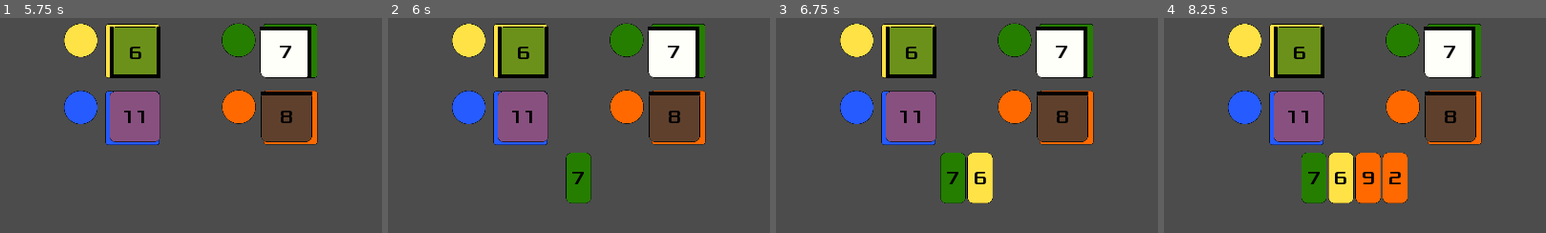
Above: before the commit, frames 1-4 (left to right).
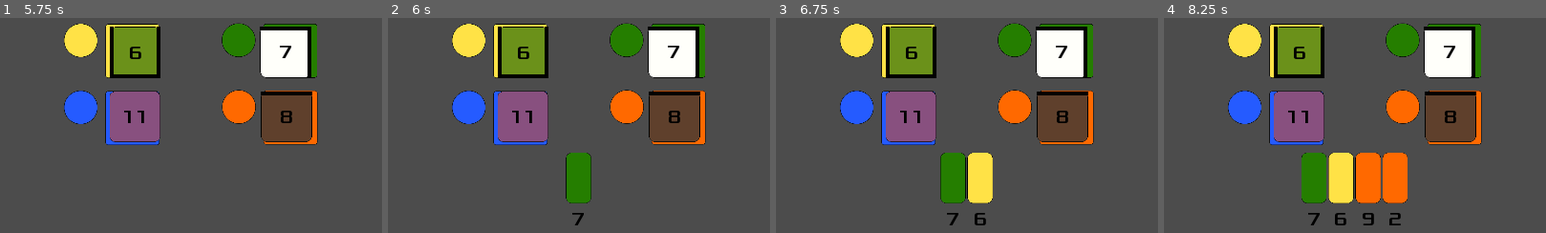
Above: after the commit, the same moments.

Repository: Structed/alcaramba
Game: Godot game, scene res://Drawable/MainMenu/MainMenu.tscn
The game is run twice, just before and just after one commit, with the same random seed, the same clock (stepped at 60 frames per second) and the same inputs.
Inputs (mouse positions are % of the whole screen's width and height, from its top left):
- Up to frame 1 (5.75 s): click "New Game" at 0.5 s; click "Start Game" at 1.25 s; click (18, 39) at 2 s; click (37, 39) at 2.75 s; click (38, 54) at 3.5 s; click (18, 54) at 4.25 s; click "End Turn" at 5 s
- Up to frame 2 (6 s): click "7" at 5.75 s
- Up to frame 3 (6.75 s): click "6" at 6.5 s
- Up to frame 4 (8.25 s): click "9" at 7.25 s; click "2" at 8 s
The pictures show only the part of the screen within x 0-50%, y 31-81%; the shares and areas given below are measured in that part.

Frame 1 is identical in both runs. In frame 2, 0.1% of the frame differs, in the area x 48-52%, y 71-97%; in frame 3, 0.4%; in frame 4, 0.8%, in the area x 37-62%, y 71-97%.

Commit message:
Cleanup Hand

Diff:
--- a/src/alcaramba/Drawable/HandDrawable.gd
+++ b/src/alcaramba/Drawable/HandDrawable.gd
@@ -4,18 +4,5 @@
 var card_scene = preload("res://Drawable/Card/MoneyCardDrawable.tscn")
 
 
-# Called when the node enters the scene tree for the first time.
-func _ready():
-	pass # Replace with function body.
-
-
-# Called every frame. 'delta' is the elapsed time since the previous frame.
-#func _process(delta):
-#	pass
-
-#func _add_card(card_info: MoneyCard):
-#	var node = card_scene.instance()
-#	node._card_info = card_info
-
 func add_card_node(card_drawable: TextureButton):
 	add_child(card_drawable)
--- a/src/alcaramba/Drawable/HandDrawable.tscn
+++ b/src/alcaramba/Drawable/HandDrawable.tscn
@@ -2,19 +2,9 @@
 
 [ext_resource path="res://Drawable/HandDrawable.gd" type="Script" id=1]
 
-[node name="Hand" type="Control"]
-anchor_right = 1.0
-anchor_bottom = 1.0
-script = ExtResource( 1 )
-__meta__ = {
-"_edit_use_anchors_": false
-}
-
-[node name="Cards" type="HBoxContainer" parent="."]
+[node name="Hand" type="HBoxContainer"]
 anchor_right = 1.0
 anchor_bottom = 1.0
 margin_bottom = -640.0
 alignment = 1
-__meta__ = {
-"_edit_use_anchors_": false
-}
+script = ExtResource( 1 )
--- a/src/alcaramba/Drawable/Market/Market.gd
+++ b/src/alcaramba/Drawable/Market/Market.gd
@@ -36,4 +36,4 @@
 
 
 func _on_money_card_selected(card_node: MoneyCardDrawable):
-	$Hand/Cards.add_child(card_node)
+	$Hand.add_child(card_node)
